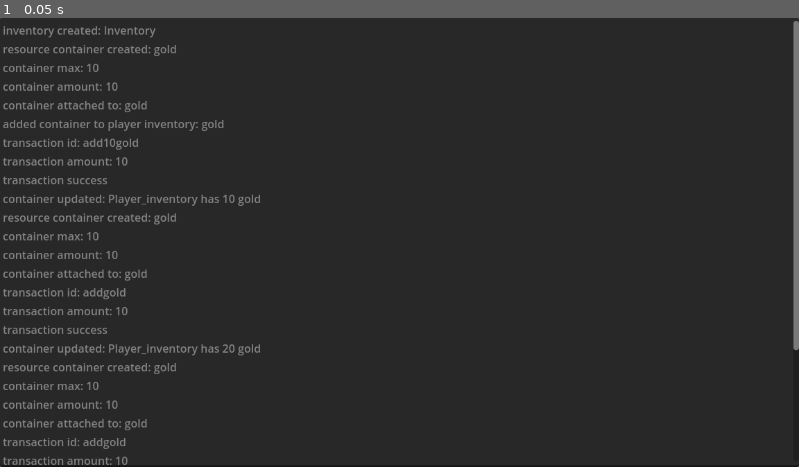
Above: before the commit, frame 1.
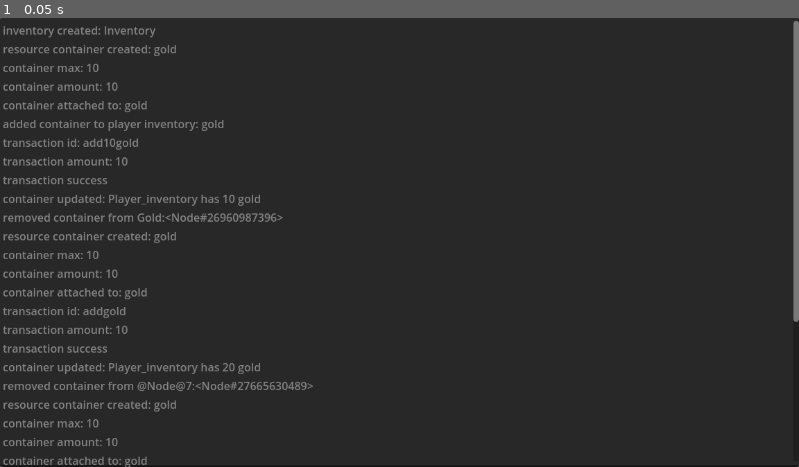
Above: after the commit, the same moment.

Repository: loteque/Godot-RMS
Game: Godot game, scene res://container_transaction_demo/demo.tscn
Two runs of this game, one before a commit and one after it. Both use one fixed random seed, a clock stepped at 60 frames per second and the inputs below. The project has no main scene, so this scene is started directly.
Inputs:
- Up to frame 1 (0.05 s): no input

The runs differ from the first frame. In frame 1, 2.5% of the frame differs, in the area x 0-100%, y 43-100%.

Commit message:
resource will queue_free on depletion, closes #3

Diff:
--- a/Resource.gd
+++ b/Resource.gd
@@ -27,6 +27,7 @@
         amount,
         min_amount,
         max_amount,
+        depletable,
         "",
         0
         )
@@ -82,8 +83,9 @@
             0,
             0,
             reciever_inventory.get_inventory().get_container_max_size(),
+            true,
             reciever_inventory.get_inventory().get_id(),
-            0
+            0,
         )
 
         #debug
@@ -108,8 +110,8 @@
         var err = _execute_transaction(transaction)
         print("transaction error code: " + str(err))
 
-    if depletable and container.get_amount() == 0:
-        removed_container.emit()
+    if container.is_depleted():
+        removed_container.emit(self)
         queue_free()
 
 
--- a/container_resource.gd
+++ b/container_resource.gd
@@ -7,6 +7,7 @@
 @export var _max_amount: int
 @export var _inventory_id: String
 @export var _inventory_index: int
+@export var _is_depletable: bool = true
 
 enum STATUS {
     available,
@@ -60,6 +61,13 @@
 func update_amount(new_amount: int):
     _amount = new_amount
 
+func is_depleted():
+    if _is_depletable and state == STATE.empty:
+        return true
+    else:
+        return false
+
+
 func subtract(rate):
     if state == STATE.empty:
         status = STATUS.unavailable
@@ -101,6 +109,7 @@
             amount: int,
             min_amount: int,
             max_amount: int,
+            is_depletable,
             inventory_id: String = "",
             inventory_index: int = 0
             ):
@@ -109,6 +118,7 @@
     _amount = amount
     _min_amount = min_amount
     _max_amount = max_amount
+    _is_depletable = is_depletable
     _inventory_id = inventory_id
     _inventory_index = inventory_index
 
--- a/container_transaction_demo/demo.gd
+++ b/container_transaction_demo/demo.gd
@@ -10,7 +10,6 @@
     output = get_node("UI/Output")
 
     gold.send_update_to_inventory(player_inventory)
-    gold.queue_free()
 
     var new_gold = ResourceContainer.new()
     new_gold.id = "gold"
@@ -21,13 +20,9 @@
     new_gold.connect("attached_container", _on_resource_container_attached_container)
     new_gold.connect("transaction_executed", _on_resource_container_transaction_executed)
     new_gold.connect("updated_container", _on_resource_container_updated_container)
-
+    new_gold.connect("removed_container", _on_resource_container_removed_container)
     add_child(new_gold)
     new_gold.send_update_to_inventory(player_inventory)
-
-    #TODO: #3 have resource queue_free itself
-    new_gold.queue_free()
-
 
     gold = ResourceContainer.new()
     #TODO: #4 Should ID actually be "resource_type" or "type"?
@@ -39,9 +34,9 @@
     gold.connect("attached_container", _on_resource_container_attached_container)
     gold.connect("transaction_executed", _on_resource_container_transaction_executed)
     gold.connect("updated_container", _on_resource_container_updated_container)
+    gold.connect("removed_container", _on_resource_container_removed_container)
     add_child(gold)
     gold.send_update_to_inventory(player_inventory)
-    gold.queue_free()
 
     var gold_110 = gold.duplicate()
     gold_110.max_amount = 110
@@ -51,7 +46,7 @@
     gold_110.connect("attached_container", _on_resource_container_attached_container)
     gold_110.connect("transaction_executed", _on_resource_container_transaction_executed)
     gold_110.connect("updated_container", _on_resource_container_updated_container)
-
+    gold_110.connect("removed_container", _on_resource_container_removed_container)
     #TODO: #5 ecxess gold should remain in its original container
     gold_110.send_update_to_inventory(player_inventory)
 
@@ -83,3 +78,6 @@
 func _on_resource_container_updated_container(id:String, amount:int, inventory_id):
     result = result + "container updated: " + str(inventory_id) + " has " + str(amount) + " " + str(id) + "\n"
     output.text = result
+
+func _on_resource_container_removed_container(removed_from:ResourceContainer):
+    result = result + "removed container from " + str(removed_from) + "\n"
--- a/container_transaction_demo/demo.tscn
+++ b/container_transaction_demo/demo.tscn
@@ -6,7 +6,7 @@
 
 [node name="Demo" type="Node" node_paths=PackedStringArray("gold")]
 script = ExtResource("1_3h6ee")
-gold = NodePath("Gold/ResourceContainer")
+gold = NodePath("Gold")
 
 [node name="Player" type="Node" parent="."]
 
@@ -16,11 +16,9 @@
 container_size_limit = 100
 max_containers = 2
 
-[node name="Gold" type="Node" parent="."]
-
-[node name="ResourceContainer" type="Node" parent="Gold" node_paths=PackedStringArray("parent")]
+[node name="Gold" type="Node" parent="." node_paths=PackedStringArray("parent")]
 script = ExtResource("3_a6oby")
-parent = NodePath("..")
+parent = NodePath("")
 id = "gold"
 amount = 10
 max_amount = 10
@@ -37,7 +35,8 @@
 
 [connection signal="added_container" from="Player/Inventory" to="." method="_on_inventory_added_container"]
 [connection signal="inventory_created" from="Player/Inventory" to="." method="_on_inventory_inventory_created"]
-[connection signal="attached_container" from="Gold/ResourceContainer" to="." method="_on_resource_container_attached_container"]
-[connection signal="created_container" from="Gold/ResourceContainer" to="." method="_on_resource_container_created_container"]
-[connection signal="transaction_executed" from="Gold/ResourceContainer" to="." method="_on_resource_container_transaction_executed"]
-[connection signal="updated_container" from="Gold/ResourceContainer" to="." method="_on_resource_container_updated_container"]
+[connection signal="attached_container" from="Gold" to="." method="_on_resource_container_attached_container"]
+[connection signal="created_container" from="Gold" to="." method="_on_resource_container_created_container"]
+[connection signal="removed_container" from="Gold" to="." method="_on_resource_container_removed_container"]
+[connection signal="transaction_executed" from="Gold" to="." method="_on_resource_container_transaction_executed"]
+[connection signal="updated_container" from="Gold" to="." method="_on_resource_container_updated_container"]
